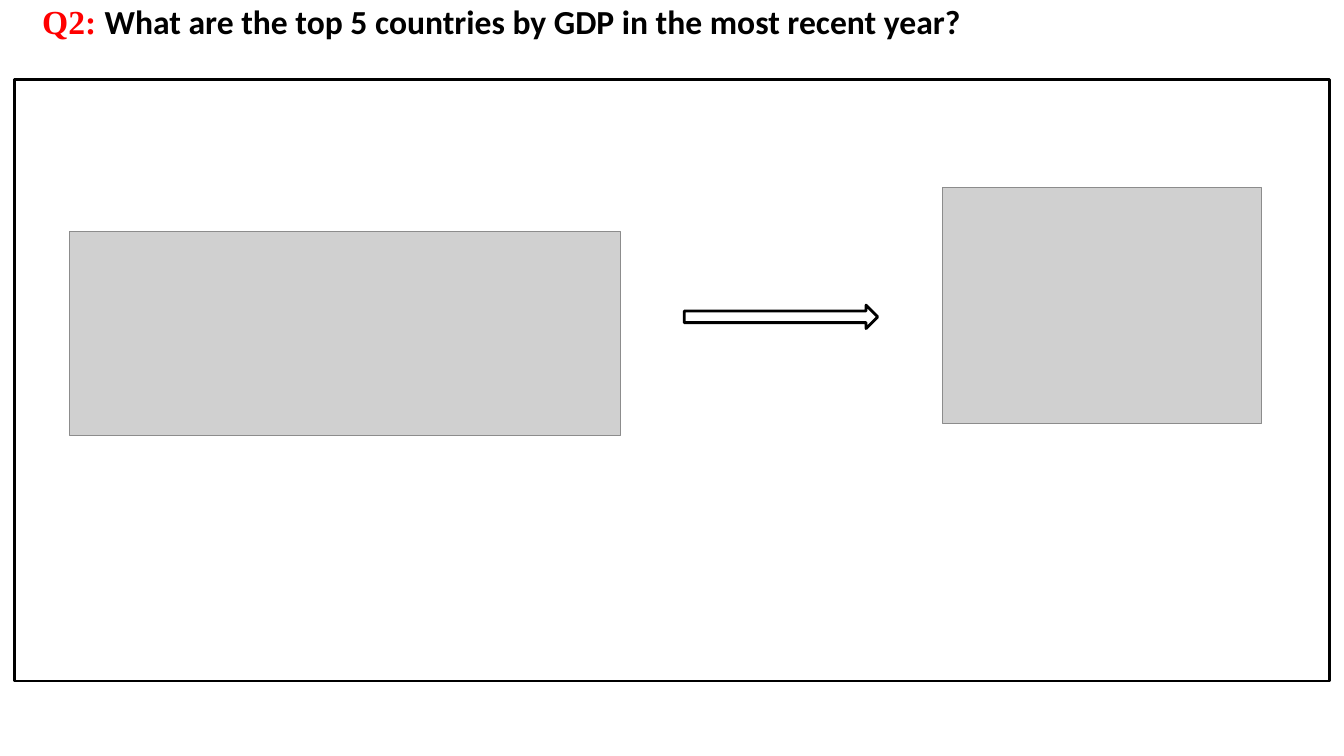
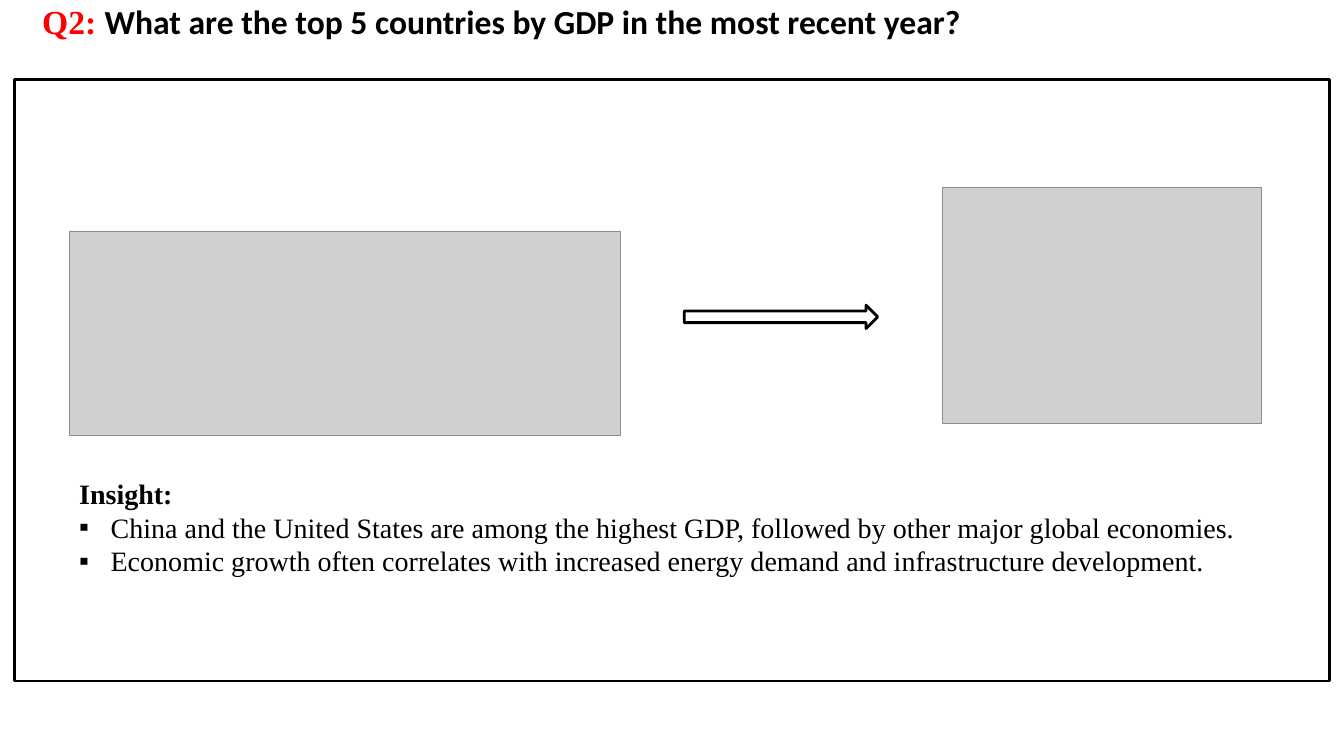
Before and after one commit to ShivaniGundla/SQL_Project, a slide deck: slide 9 of presentation/SQL_Project_Shivani_Gundla.pptx (slide 8 before the commit). Drawn at 1344x756 pixels with LibreOffice and Linux fonts; fonts in the diff are those of the drawing; grey boxes stand for pictures; background and template pictures are left out. Boxes give left, top, right and bottom in pixels: in the first picture for what was removed or moved away, otherwise in the second. Text is boxed around its words. In the diff, an @@ line names an element or a change of style, - is before the commit and + after.

```diff
--- a/presentation/SQL_Project_Shivani_Gundla.pptx
+++ b/presentation/SQL_Project_Shivani_Gundla.pptx
@@ text added at [79, 484, 1234, 577], 20 pt, text #000000 @@
+Insight:
+▪ China and the United States are among the highest GDP, followed by other major global economies.
+▪ Economic growth often correlates with increased energy demand and infrastructure development.
```
Also in this commit, not shown: 16 other slides changed, 2 slides added, 2 slides removed.
